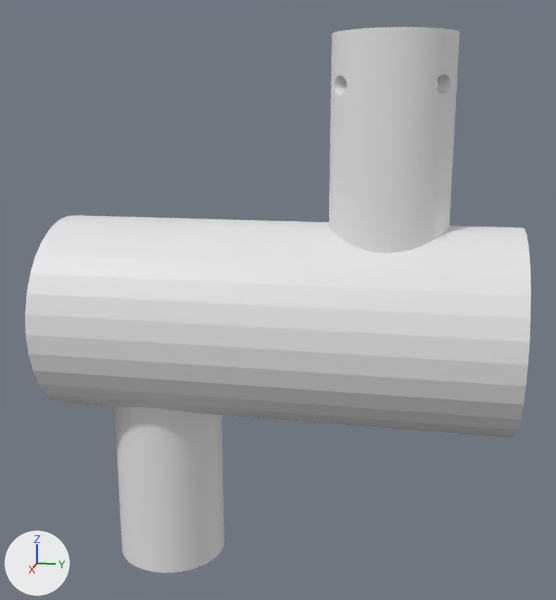
A saved change to the Blender file dispenser/blender/dispenser.blend.
Camera for both pictures: a 50 mm lens placed at (26.0, 7.0, 7.2), pointed at (-0.1, 1.8, 0.7). Every picture has the same lights, and +X, +Y and +Z are marked at lower left.

Names of what the first picture shows: 'korpus', 'podajnik dolny', 'podajnik górny'.
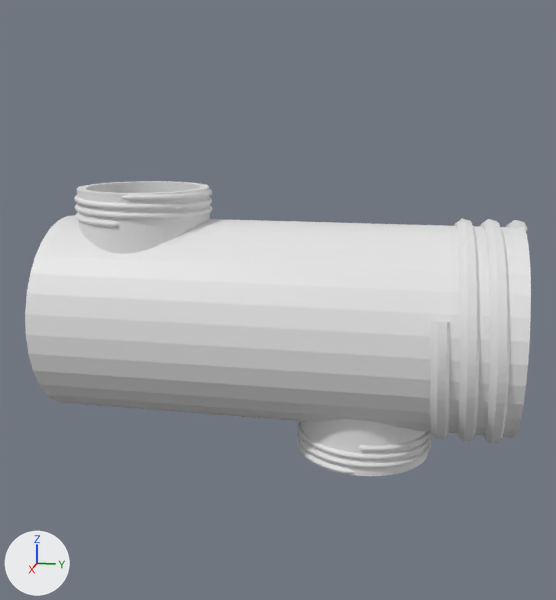
Not drawn themselves, but carrying or shaping drawn objects: ob_dziura_do_powieszenia1_001, ob_dziura_do_powieszenia1, ob_dziura_dolna_podajnika, ob_dziura_główna, ob_dziura_górna_podajnika.

The change, as a list of edits to the scene's bpy script:
```text
Change me_cylinder:
    used by ob_korpus; location = (0.0, 2.0, 0.0); rotation_euler = (1.571, 0.0, 0.0), in degrees (90, 0, 0)
    remove me_cylinder.from_pydata(...)  # 192 vertices, 102 faces; spans x -3.5..3.5, y -3.5..3.5, z -8.0..8.0
    add me_cylinder.from_pydata(...)  # 1838 vertices, 1108 faces, 183 loose edges; spans x -3.7..3.7, y -3.7..3.7, z -8.1..8.0
    me_cylinder part 1: 4 vertices removed from x -2.5..-0.7, y 2.5..3.4, z -8.0; 1650 vertices added at x -3.7..3.7, y -3.7..3.7, z -8.1..7.0
Remove ob_dziura_do_powieszenia1_001:
    ob_dziura_do_powieszenia1_001 = bpy.data.objects.new('dziura do powieszenia1.001', me_cylinder_009)
Remove ob_dziura_do_powieszenia1:
    ob_dziura_do_powieszenia1 = bpy.data.objects.new('dziura do powieszenia1', me_cylinder_008)
Remove ob_dziura_dolna_podajnika:
    ob_dziura_dolna_podajnika = bpy.data.objects.new('dziura dolna podajnika', me_cylinder_007)
Remove ob_dziura_główna:
    ob_dziura_główna = bpy.data.objects.new('dziura główna', me_cylinder_005)
Remove ob_dziura_górna_podajnika:
    ob_dziura_górna_podajnika = bpy.data.objects.new('dziura górna podajnika', me_cylinder_004)
Remove ob_podajnik_dolny:
    ob_podajnik_dolny = bpy.data.objects.new('podajnik dolny', me_cylinder_006)
Remove ob_podajnik_górny:
    ob_podajnik_górny = bpy.data.objects.new('podajnik górny', me_cylinder_003)
Change ob_korpus:
    where _m = ob_korpus.modifiers.new('Boolean', 'BOOLEAN')
    remove _m.object = ob_dziura_górna_podajnika
Add ob_dziura_dol:
    ob_dziura_dol = bpy.data.objects.new('dziura-dol', me_cylinder_001)  # 17973 vertices, 17093 faces; spans x -2.4..2.4, y -2.4..2.4, z -1.0..1.0
    ob_dziura_dol.location = (0.0, -3.0, 3.6)
Add ob_dziura_dol_001:
    ob_dziura_dol_001 = bpy.data.objects.new('dziura-dol.001', me_cylinder_001.copy())
    ob_dziura_dol_001.location = (0.0, 5.0, -3.61)
    ob_dziura_dol_001.rotation_euler = (3.142, 0.0, 0.0)  # degrees (180, 0, 0)
```

Where the change shows, as pixel boxes (x1, y1, x2, y2) in the pictures (556 x 600 px):
'korpus', reshaped: before (25, 215, 531, 438); after (25, 215, 531, 444)
'podajnik górny', deleted: before (329, 27, 460, 253)
'podajnik dolny', deleted: before (114, 407, 224, 573)
'dziura-dol', added: after (74, 181, 212, 254)
'dziura-dol.001', added: after (297, 419, 432, 476)
part 1 of me_cylinder, built on: before (73, 215, 524, 229); after (73, 215, 527, 444)
